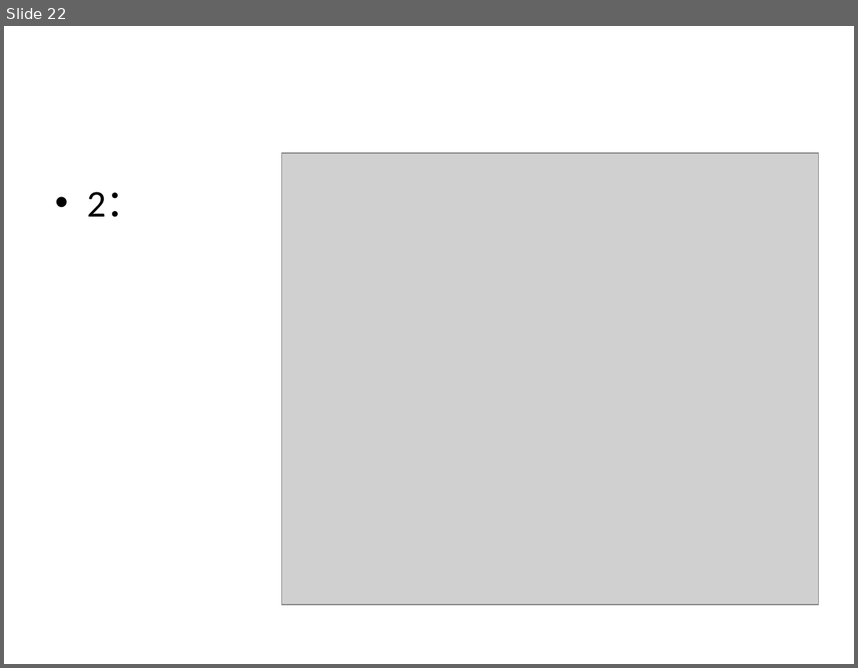
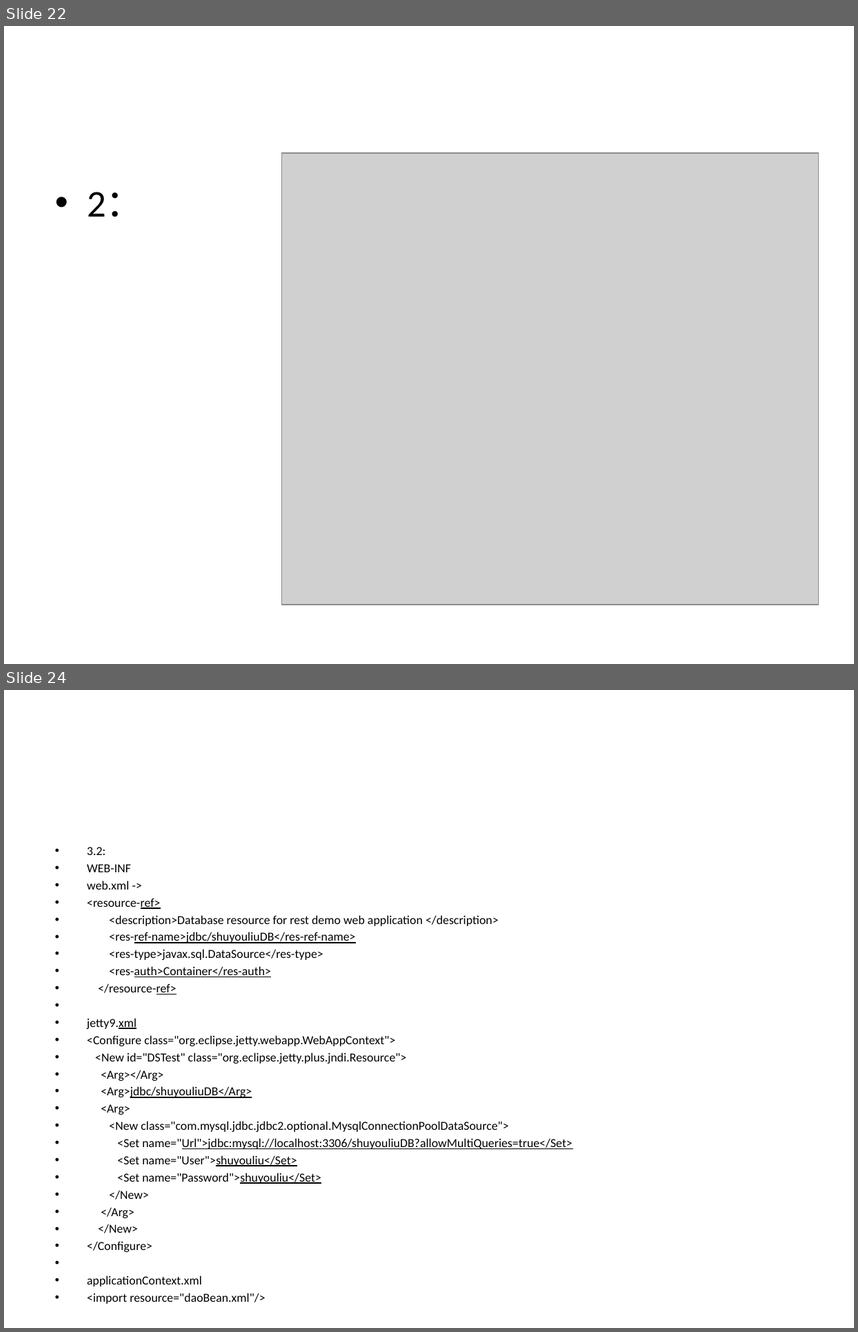
Before and after one commit to slgxmh/liusy.api, a slide deck: 创建工程步骤.pptx. Shown one above the other, each under a label of ours: slide 22 before the commit, slides 22 and 24 after it; the slides between them are not shown. The pictures are 858x668 and 858x1332 pixels, drawn with LibreOffice and Linux fonts; fonts in the diff are those of the drawing; grey boxes stand for pictures. Boxes give left, top, right and bottom in pixels: in the first picture for what was removed or moved away, otherwise in the second. Text is boxed around its words. In the diff, an @@ line names an element or a change of style, - is before the commit and + after.

```diff
--- a/创建工程步骤.pptx
+++ b/创建工程步骤.pptx
@@ slide 24 added at <box>4,690,854,1328</box>, background #FFFFFF @@
@@ text added at <box>87,847,572,1252</box>, 10.4 pt, text #000000 @@
+• 3.2:
+• WEB-INF
+• web.xml ->
+• <resource-ref>
+• <description>Database resource for rest demo web application </description>
+• <res-ref-name>jdbc/shuyouliuDB</res-ref-name>
+• <res-type>javax.sql.DataSource</res-type>
+• <res-auth>Container</res-auth>
+• </resource-ref>
+• jetty9.xml
+• <Configure class="org.eclipse.jetty.webapp.WebAppContext">
+• <New id="DSTest" class="org.eclipse.jetty.plus.jndi.Resource">
+• <Arg></Arg>
+• <Arg>jdbc/shuyouliuDB</Arg>
+• <Arg>
+• <New class="com.mysql.jdbc.jdbc2.optional.MysqlConnectionPoolDataSource">
+• <Set name="Url">jdbc:mysql://localhost:3306/shuyouliuDB?allowMultiQueries=true</Set>
+• <Set name="User">shuyouliu</Set>
+• <Set name="Password">shuyouliu</Set>
+• </New>
+• </Arg>
+• </New>
+• </Configure>
+• applicationContext.xml
+• <import resource="daoBean.xml"/>
```
Also in this commit, not shown: 4 other slides added, 13 other files.
